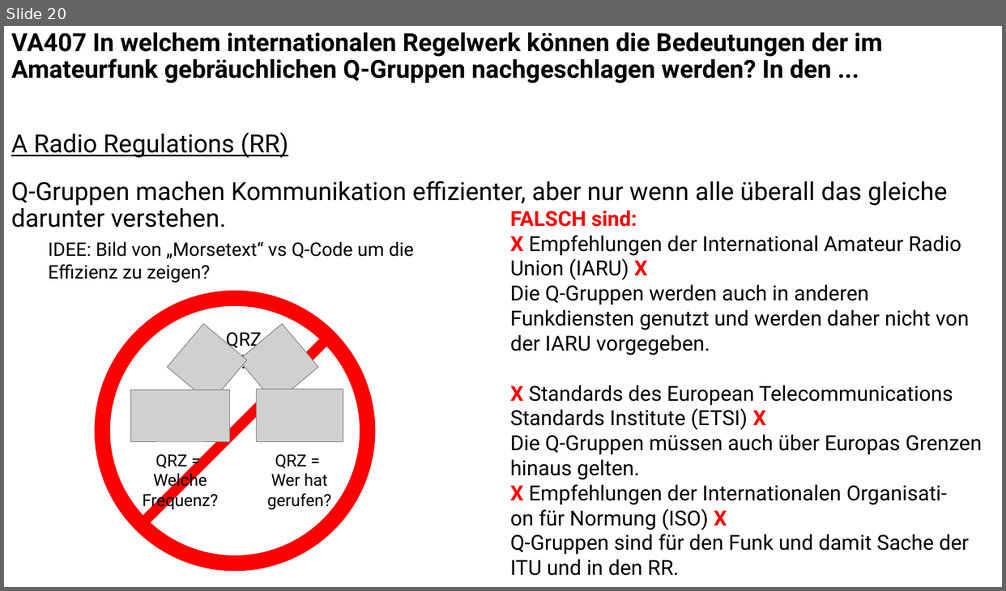
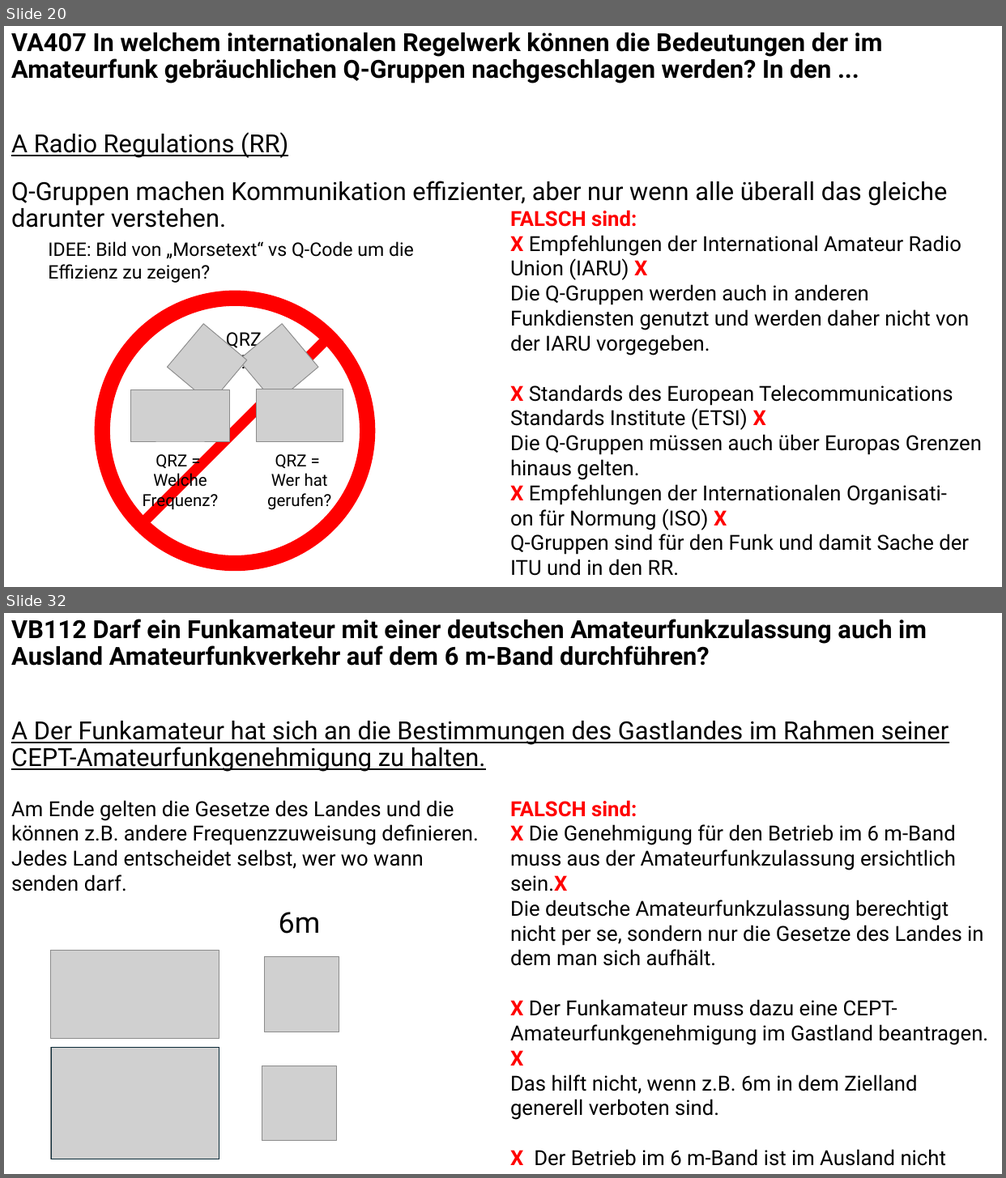
Before and after one commit to Nothinel/Lichtblicke_Amateurfunk, a slide deck: Kenntnisse_von_Vorschriften/Lichtblicke_Kenntnisse_von_Vorschriften.pptx. Shown one above the other, each under a label of ours: slide 20 before the commit, slides 20 and 32 after it; the slides between them are not shown. The pictures are 1006x591 and 1006x1178 pixels, drawn with LibreOffice and Linux fonts; fonts in the diff are those of the drawing; grey boxes stand for pictures. Boxes give left, top, right and bottom in pixels: in the first picture for what was removed or moved away, otherwise in the second. Text is boxed around its words. In the diff, an @@ line names an element or a change of style, - is before the commit and + after.

```diff
--- a/Kenntnisse_von_Vorschriften/Lichtblicke_Kenntnisse_von_Vorschriften.pptx
+++ b/Kenntnisse_von_Vorschriften/Lichtblicke_Kenntnisse_von_Vorschriften.pptx
@@ slide 32 added at [4, 613, 1002, 1174], background #FFFFFF @@
@@ text added at [11, 619, 948, 772], 24 pt, text #000000, bold @@
+VB112 Darf ein Funkamateur mit einer deutschen Amateurfunkzulassung auch im Ausland Amateurfunkverkehr auf dem 6 m-Band durchführen?
+A Der Funkamateur hat sich an die Bestimmungen des Gastlandes im Rahmen seiner CEPT-Amateurfunkgenehmigung zu halten.
@@ text added at [11, 800, 478, 892], 20 pt, text #000000 @@
+Am Ende gelten die Gesetze des Landes und die können z.B. andere Frequenzzuweisung definieren.
+Jedes Land entscheidet selbst, wer wo wann senden darf.
@@ text added at [510, 800, 988, 1166], 20 pt, text #000000 @@
+FALSCH sind:
+X Die Genehmigung für den Betrieb im 6 m-Band muss aus der Amateurfunkzulassung ersichtlich sein.X
+Die deutsche Amateurfunkzulassung berechtigt nicht per se, sondern nur die Gesetze des Landes in dem man sich aufhält.
+X Der Funkamateur muss dazu eine CEPT-Amateurfunkgenehmigung im Gastland beantragen. X
+Das hilft nicht, wenn z.B. 6m in dem Zielland generell verboten sind.
+X Der Betrieb im 6 m-Band ist im Ausland nicht
+zulässig.X
@@ text added at [279, 912, 321, 934], 28 pt, text #000000 @@
+6m
@@ picture added at [51, 951, 219, 1039] @@
@@ picture added at [264, 957, 339, 1033] @@
@@ picture added at [51, 1048, 219, 1161] @@
@@ rectangle added at [51, 1048, 219, 1161], outline #092A39 0.5 pt @@
@@ picture added at [262, 1067, 336, 1142] @@
```
Also in this commit, not shown: 1 slide changed, 10 other slides added, 2 other files.
